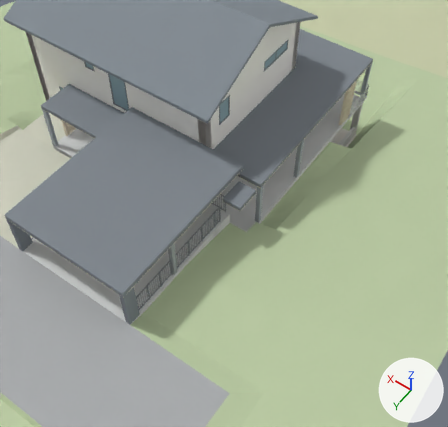
Renders of the glTF model public/models/Schaffernak_Haus_B.glb from each side of a commit.
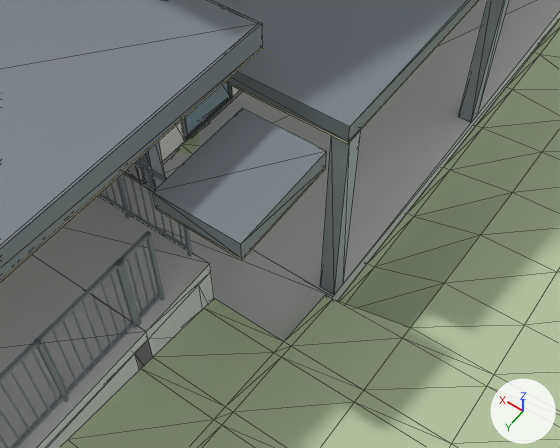
Old and new are each drawn from a 50 mm lens placed at (-12.12, 23.39, 23.68), pointed at (-2.34, 9.7, 2.16) and again close up from a 50 mm lens placed at (-5.37, 12.21, 7.67), pointed at (-2.98, 8.86, 2.4). Every picture has the same lights, and +X, +Y and +Z are marked at lower right. The older version's two pictures come first. The close-ups show mesh edges as thin lines.

Before the edit, the objects in view are built like this:
```python
me_entwurf_dach_ruecklauf = bpy.data.meshes.new('Entwurf_Dach_Ruecklauf')
me_entwurf_dach_ruecklauf.from_pydata(...)  # a box spanning x -3.0..-2.08, y 8.19..9.42, z 2.55..2.75
me_entwurf_dach_ruecklauf.materials.append(mat_material_6)  # grey #7d848b
me_entwurf_holzuntersicht_ruecklauf = bpy.data.meshes.new('Entwurf_Holzuntersicht_Ruecklauf')
me_entwurf_holzuntersicht_ruecklauf.from_pydata(...)  # a box spanning x -3.0..-2.08, y 8.19..9.42, z 2.525..2.55
me_entwurf_holzuntersicht_ruecklauf.materials.append(mat_material_13)  # pale yellow #e7dbc4
me_foto_gelaende_rasen_boeschung = bpy.data.meshes.new('Foto_Gelaende_Rasen_Boeschung')
me_foto_gelaende_rasen_boeschung.from_pydata(...)  # 1101 vertices, 1940 faces; spans x -13.0..23.0, y -11.0..23.0, z -4.0..1.0
me_foto_gelaende_rasen_boeschung.materials.append(mat_material_16)  # green #bbcba4
ob_entwurf_dach_ruecklauf = bpy.data.objects.new('Entwurf_Dach_Ruecklauf', me_entwurf_dach_ruecklauf)
ob_entwurf_dach_ruecklauf.location = (0.0, 0.0, 0.0)
ob_entwurf_holzuntersicht_ruecklauf = bpy.data.objects.new('Entwurf_Holzuntersicht_Ruecklauf', me_entwurf_holzuntersicht_ruecklauf)
ob_entwurf_holzuntersicht_ruecklauf.location = (0.0, 0.0, 0.0)
ob_foto_gelaende_rasen_boeschung = bpy.data.objects.new('Foto_Gelaende_Rasen_Boeschung', me_foto_gelaende_rasen_boeschung)
ob_foto_gelaende_rasen_boeschung.location = (0.0, 0.0, 0.0)
# also in view: 'Carport_Dachrand_Verkl_links' at (-2.04, 11.83, 3.33); 'Balkon_links' at (-1.5, 3.91, -0.18); 'Entwurf_Holzuntersicht_links' at (-1.5, 3.91, 2.54); 'Entwurf_Eigenstaendige_Stuetzen_Balkon' at (-2.9, 7.69, 1.25); 'Carport_Stuetzmauer_links_schematisch' at (-1.95, 12.83, 0.31)
```
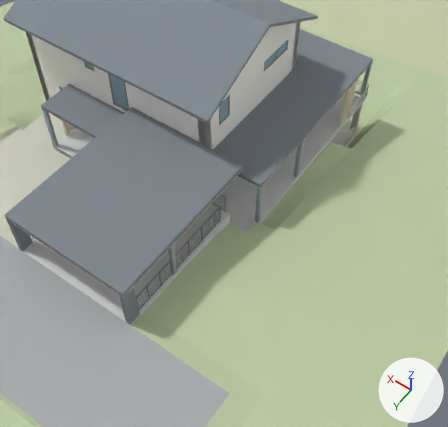
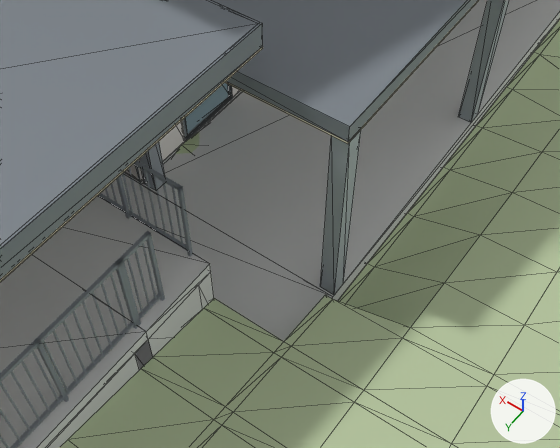
Boxes [x1, y1, x2, y2] around the edits, measured in the close-ups (560 x 448 px):
'Entwurf_Dach_Ruecklauf', no longer drawn
    before: [153, 108, 327, 259]
'Entwurf_Holzuntersicht_Ruecklauf', no longer drawn
    before: [155, 167, 326, 260]

Edits to the bpy script that builds the scene:
```text
Change ob_entwurf_dach_ruecklauf:
    ob_entwurf_dach_ruecklauf: bpy.data.objects.new('Entwurf_Dach_Ruecklauf', me_entwurf_dach_ruecklauf) -> bpy.data.objects.new('Entwurf_Dach_Ruecklauf', None)
Change ob_entwurf_holzuntersicht_ruecklauf:
    ob_entwurf_holzuntersicht_ruecklauf: bpy.data.objects.new('Entwurf_Holzuntersicht_Ruecklauf', me_entwurf_holzuntersicht_ruecklauf) -> bpy.data.objects.new('Entwurf_Holzuntersicht_Ruecklauf', None)
```
